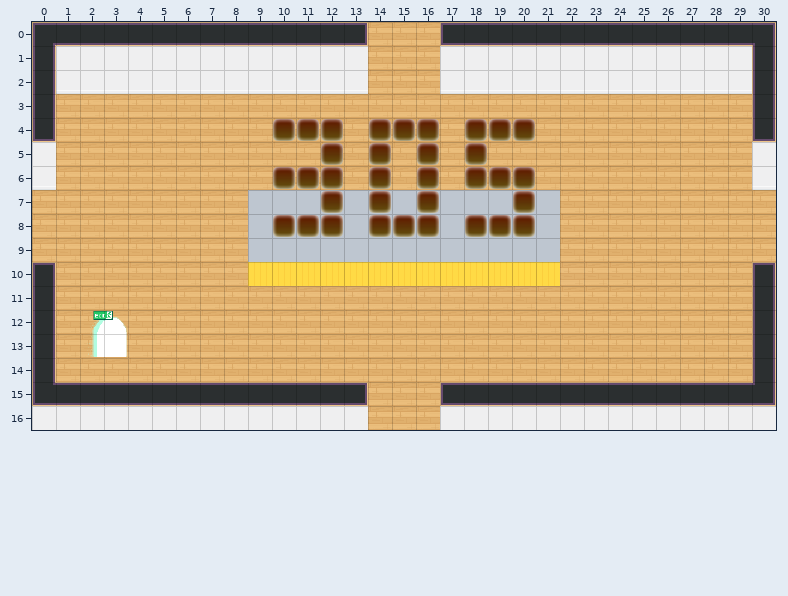
A Tiled map (JSON) gets an edit: dist/map/305.json. The first picture shows the starting point.
Cells are 32x32 px. Shown: x 0..30, y 0..16.
The result:
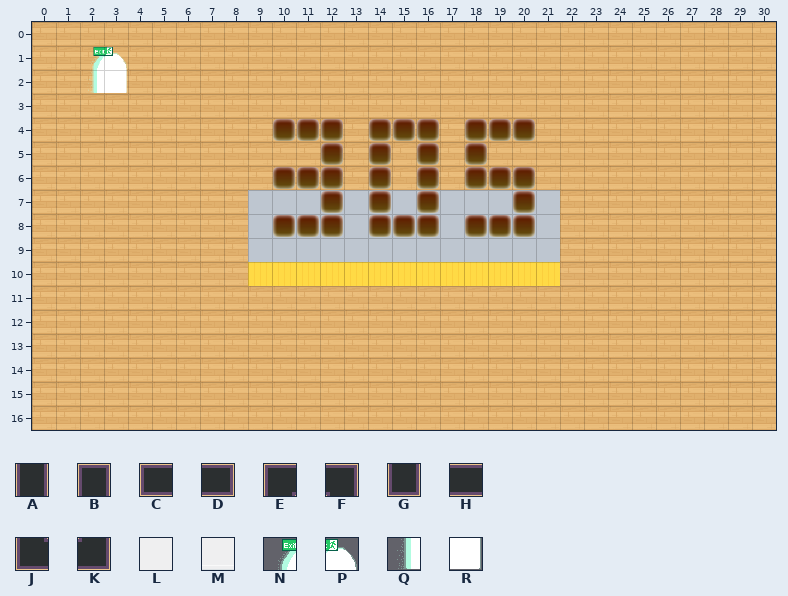
Key: from "tileset5_export": A 44, B 45, C 46, D 47, E 48, F 49, G 55, H 56, J 58, K 59, L 62, M 72; from "worldExit": N 0, P 1, Q 2, R 3.
_ is an empty cell.
Changes in this commit:
Layer "walls" (now hidden):
y 0: x 0..13 EHHHHHHHHHHHHD -> ______________; x 17..30 CHHHHHHHHHHHHF -> ______________
y 1: x 0..13 ALLLLLLLLLLLLL -> ______________; x 17..30 LLLLLLLLLLLLLA -> ______________
y 2: x 0..13 AMMMMMMMMMMMMM -> ______________; x 17..30 MMMMMMMMMMMMMA -> ______________
y 3: x 0 A -> _; x 30 A -> _
y 4: x 0 G -> _; x 30 G -> _
y 5: x 0 L -> _; x 30 L -> _
y 6: x 0 M -> _; x 30 M -> _
y 10: x 0 B -> _; x 30 B -> _
y 11..14: x 0 A -> _; x 30 A -> _
y 15: x 0..13 JHHHHHHHHHHHHD -> ______________; x 17..30 CHHHHHHHHHHHHK -> ______________
y 16: x 0..13 LLLLLLLLLLLLLL -> ______________; x 17..30 LLLLLLLLLLLLLL -> ______________
Layer "LOBBYx":
y 1: x 2..3 __ -> NP
y 2: x 2..3 __ -> QR
y 12: x 2..3 NP -> __
y 13: x 2..3 QR -> __
Changed places in both pictures, as pixel boxes (x1, y1, x2, y2):
changed: (32, 22, 368, 190)
removed: (440, 22, 776, 190)
removed: (32, 262, 368, 430)
removed: (440, 262, 776, 430)
